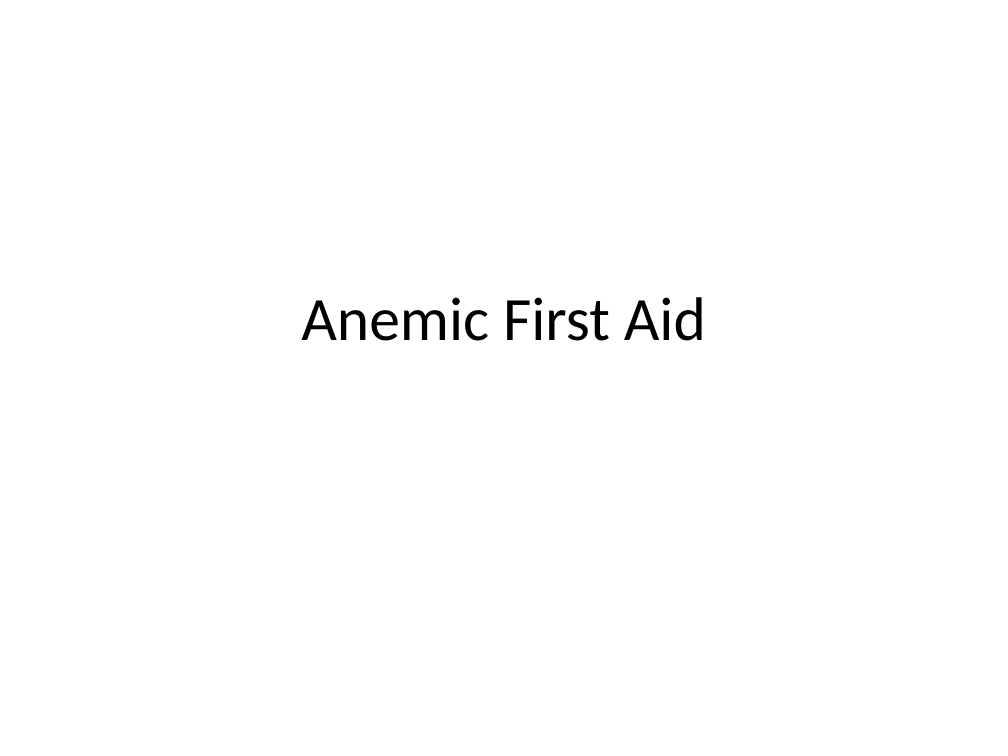
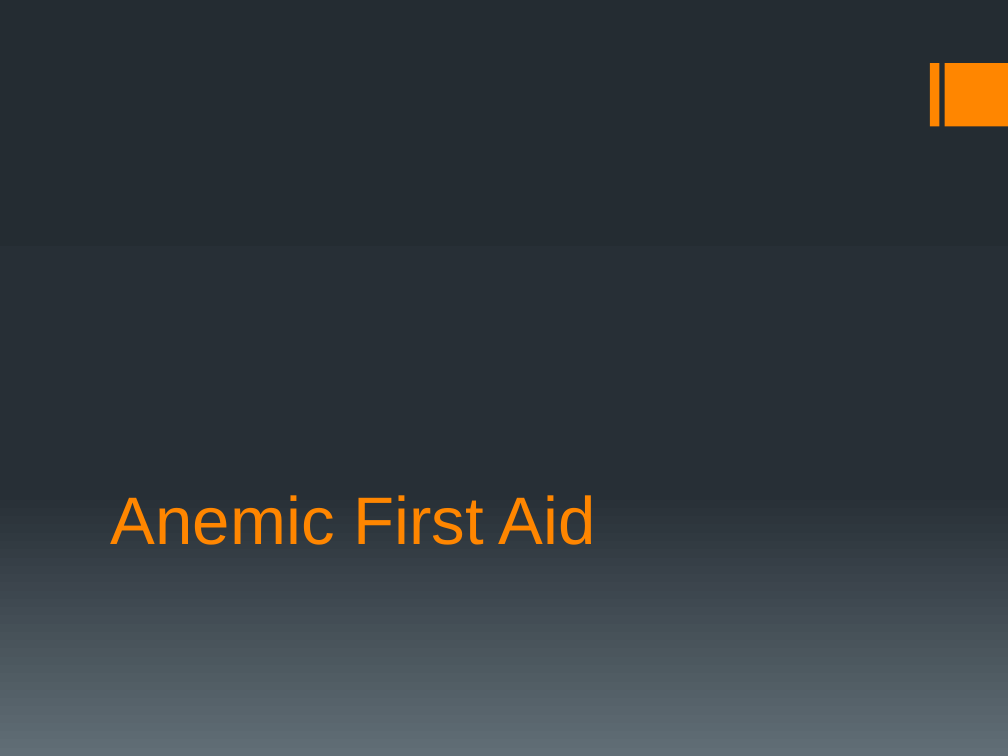
Before and after one commit to andlju/taskmaster, a slide deck: slide 1 of Presentation/Anemic First Aid.pptx. Drawn at 1008x756 pixels with LibreOffice and Linux fonts; fonts in the diff are those of the drawing. Boxes give left, top, right and bottom in pixels: in the first picture for what was removed or moved away, otherwise in the second. Text is boxed around its words. In the diff, an @@ line names an element or a change of style, - is before the commit and + after.

Commit message:
First commands

```diff
--- a/Presentation/Anemic First Aid.pptx
+++ b/Presentation/Anemic First Aid.pptx
@@ background #FFFFFF to gradient #242C33 to #273037 to #636D76 @@
@@ rectangle added at (929,64,938,127), fill #FF8600 @@
@@ rectangle added at (944,64,1008,127), fill #FF8600 @@
@@ title "Anemic First Aid": place and size @@
-title "Anemic First Aid" at (301,297,706,341)
+title "Anemic First Aid" at (111,495,596,545)
@@ title "Anemic First Aid" at (111,495,596,545): size 44 to 48 pt, font Calibri to Arial, text colour #000000 to #FF8600; alignment centre to left; vertical alignment middle to bottom @@
```
Also in this commit, not shown: 6 slides added, 51 other files.
